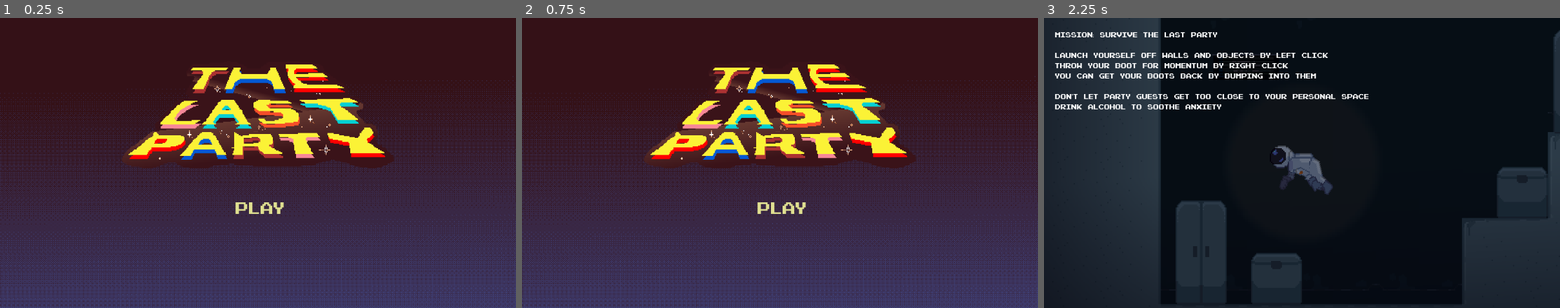
Above: before the commit, frames 1-3 (left to right).
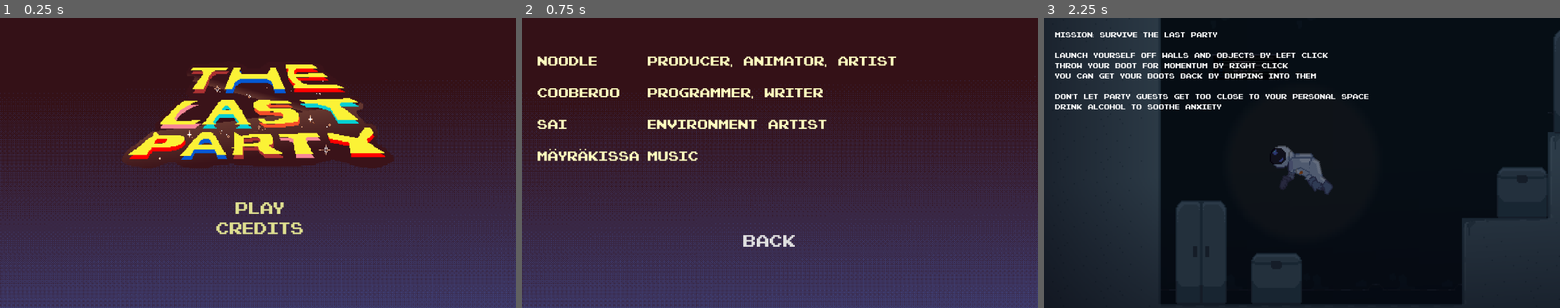
Above: after the commit, the same moments.

Repository: PiotrusWatson/last_party
Game: Godot game, scene res://worlds/main_menu.tscn
Same seed, same stepped clock (60 frames per second), same inputs: the game is played once before the commit and once after it.
Inputs (mouse positions are in pixels of both pictures, inside the frame that each line leads up to):
- Up to frame 1 (0.25 s): no input
- Up to frame 2 (0.75 s): click (780, 226) at 0.5 s, where only the run after the commit has a clickable "Credits"
- Up to frame 3 (2.25 s): click (1291, 241) at 1.25 s, where only the run after the commit has a clickable "Back"; click "Play" at 2 s

The runs differ from the first frame. In frame 1, 0.4% of the frame differs, in the area x 41-59%, y 70-75%; in frame 2, 12%, in the area x 3-77%, y 13-79%; in frame 3, nothing differs.

Commit message:
added credits scene

Diff:
--- /dev/null
+++ b/worlds/credits_scene.tscn
@@ -0,0 +1,123 @@
+[gd_scene load_steps=17 format=3 uid="uid://cdu277nleos54"]
+
+[ext_resource type="Theme" uid="uid://bmbeei5krtm0i" path="res://UI/placeholder_UI.tres" id="1_cebqu"]
+[ext_resource type="Script" path="res://worlds/menu.gd" id="2_4p586"]
+[ext_resource type="Texture2D" uid="uid://bmlf5oryjiluv" path="res://UI/MainMenuBG.png" id="3_131bp"]
+[ext_resource type="FontFile" uid="uid://b5bnvck7qd1tf" path="res://prefabs/partygoer/Pixel NES.otf" id="4_mcjhi"]
+[ext_resource type="AudioStream" uid="uid://cxyppxjbem1rn" path="res://Audio/sussy beat.mp3" id="5_yg0as"]
+
+[sub_resource type="StyleBoxEmpty" id="StyleBoxEmpty_bmold"]
+
+[sub_resource type="StyleBoxEmpty" id="StyleBoxEmpty_pb1c0"]
+
+[sub_resource type="StyleBoxEmpty" id="StyleBoxEmpty_sx3ie"]
+
+[sub_resource type="StyleBoxEmpty" id="StyleBoxEmpty_pa3ck"]
+
+[sub_resource type="StyleBoxEmpty" id="StyleBoxEmpty_k6vc6"]
+
+[sub_resource type="StyleBoxEmpty" id="StyleBoxEmpty_vmgvb"]
+
+[sub_resource type="StyleBoxEmpty" id="StyleBoxEmpty_6r6xf"]
+
+[sub_resource type="StyleBoxEmpty" id="StyleBoxEmpty_eef4n"]
+
+[sub_resource type="StyleBoxEmpty" id="StyleBoxEmpty_1rx37"]
+
+[sub_resource type="StyleBoxEmpty" id="StyleBoxEmpty_1361a"]
+
+[sub_resource type="StyleBoxEmpty" id="StyleBoxEmpty_aox7j"]
+
+[node name="CreditScene" type="Control"]
+layout_mode = 3
+anchors_preset = 15
+anchor_right = 1.0
+anchor_bottom = 1.0
+grow_horizontal = 2
+grow_vertical = 2
+theme = ExtResource("1_cebqu")
+script = ExtResource("2_4p586")
+
+[node name="TextureRect" type="TextureRect" parent="."]
+layout_mode = 1
+anchors_preset = 15
+anchor_right = 1.0
+anchor_bottom = 1.0
+grow_horizontal = 2
+grow_vertical = 2
+texture = ExtResource("3_131bp")
+
+[node name="Names" type="RichTextLabel" parent="."]
+layout_mode = 1
+offset_left = 35.0
+offset_top = 77.0
+offset_right = 422.0
+offset_bottom = 792.0
+scale = Vector2(0.6, 0.6)
+theme_override_colors/default_color = Color(1, 1, 0.752941, 1)
+theme_override_colors/font_outline_color = Color(0, 0, 0, 0)
+theme_override_fonts/normal_font = ExtResource("4_mcjhi")
+text = "Noodle
+
+Cooberoo
+
+Sai
+
+mäyräkissa
+"
+
+[node name="Roles" type="RichTextLabel" parent="."]
+layout_mode = 1
+offset_left = 281.0
+offset_top = 77.0
+offset_right = 1564.0
+offset_bottom = 792.0
+scale = Vector2(0.6, 0.6)
+theme_override_colors/default_color = Color(1, 1, 0.752941, 1)
+theme_override_colors/font_outline_color = Color(0, 0, 0, 0)
+theme_override_fonts/normal_font = ExtResource("4_mcjhi")
+text = "Producer, Animator, artist
+
+Programmer, writer
+
+Environment artist
+
+Music
+"
+
+[node name="Back" type="Button" parent="."]
+texture_filter = 1
+layout_mode = 1
+anchors_preset = 7
+anchor_left = 0.5
+anchor_top = 1.0
+anchor_right = 0.5
+anchor_bottom = 1.0
+offset_left = -184.0
+offset_top = -179.0
+offset_right = 140.0
+offset_bottom = -125.0
+grow_horizontal = 2
+grow_vertical = 0
+theme_override_colors/font_hover_color = Color(1, 1, 0, 1)
+theme_override_colors/font_pressed_color = Color(1, 0, 0.227451, 1)
+theme_override_fonts/font = ExtResource("4_mcjhi")
+theme_override_styles/focus = SubResource("StyleBoxEmpty_bmold")
+theme_override_styles/disabled_mirrored = SubResource("StyleBoxEmpty_pb1c0")
+theme_override_styles/disabled = SubResource("StyleBoxEmpty_sx3ie")
+theme_override_styles/hover_pressed_mirrored = SubResource("StyleBoxEmpty_pa3ck")
+theme_override_styles/hover_pressed = SubResource("StyleBoxEmpty_k6vc6")
+theme_override_styles/hover_mirrored = SubResource("StyleBoxEmpty_vmgvb")
+theme_override_styles/hover = SubResource("StyleBoxEmpty_6r6xf")
+theme_override_styles/pressed_mirrored = SubResource("StyleBoxEmpty_eef4n")
+theme_override_styles/pressed = SubResource("StyleBoxEmpty_1rx37")
+theme_override_styles/normal_mirrored = SubResource("StyleBoxEmpty_1361a")
+theme_override_styles/normal = SubResource("StyleBoxEmpty_aox7j")
+text = "Back"
+flat = true
+
+[node name="AudioStreamPlayer2D" type="AudioStreamPlayer2D" parent="."]
+stream = ExtResource("5_yg0as")
+autoplay = true
+
+[connection signal="pressed" from="Back" to="." method="_on_back_pressed"]
--- a/worlds/level_signals.gd
+++ b/worlds/level_signals.gd
@@ -6,6 +6,7 @@
 @onready var ammo = $UI/UI/Ammo
 @onready var god = $God
 # Called when the node enters the scene tree for the first time.
+
 func _ready() -> void:
 	angst_bar.init(player.max_health)
 	ammo.display_ammo(player.ammo)
--- a/worlds/main_menu.tscn
+++ b/worlds/main_menu.tscn
@@ -97,8 +97,42 @@
 text = "Play"
 flat = true
 
+[node name="Credits" type="Button" parent="."]
+modulate = Color(1, 1, 0.647059, 1)
+texture_filter = 1
+layout_mode = 1
+anchors_preset = 7
+anchor_left = 0.5
+anchor_top = 1.0
+anchor_right = 0.5
+anchor_bottom = 1.0
+offset_left = -98.0
+offset_top = -207.0
+offset_right = 109.0
+offset_bottom = -153.0
+grow_horizontal = 2
+grow_vertical = 0
+theme = SubResource("Theme_ertm5")
+theme_override_colors/font_hover_color = Color(1, 1, 0, 1)
+theme_override_colors/font_pressed_color = Color(0.945098, 0, 0.145098, 1)
+theme_override_styles/focus = SubResource("StyleBoxEmpty_ngciv")
+theme_override_styles/disabled_mirrored = SubResource("StyleBoxEmpty_qjo6y")
+theme_override_styles/disabled = SubResource("StyleBoxEmpty_f00yb")
+theme_override_styles/hover_pressed_mirrored = SubResource("StyleBoxEmpty_61ryw")
+theme_override_styles/hover_pressed = SubResource("StyleBoxEmpty_1da3a")
+theme_override_styles/hover_mirrored = SubResource("StyleBoxEmpty_6clg5")
+theme_override_styles/hover = SubResource("StyleBoxEmpty_fifbh")
+theme_override_styles/pressed_mirrored = SubResource("StyleBoxEmpty_36nc2")
+theme_override_styles/pressed = SubResource("StyleBoxEmpty_w2tqx")
+theme_override_styles/normal_mirrored = SubResource("StyleBoxEmpty_mavjg")
+theme_override_styles/normal = SubResource("StyleBoxEmpty_6a8ks")
+text = "Credits
+"
+flat = true
+
 [node name="AudioStreamPlayer2D" type="AudioStreamPlayer2D" parent="."]
 stream = ExtResource("6_ipxkh")
 autoplay = true
 
 [connection signal="pressed" from="PlayGame" to="." method="_on_play_again_win_pressed"]
+[connection signal="pressed" from="Credits" to="." method="_on_credits_pressed"]
--- a/worlds/menu.gd
+++ b/worlds/menu.gd
@@ -1,6 +1,8 @@
 extends Control
 
 var main_scene = "res://worlds/tutorial_scene.tscn"
+var menu_scene = "res://worlds/main_menu.tscn"
+var credit_scene = "res://worlds/credits_scene.tscn"
 # Called when the node enters the scene tree for the first time.
 func _ready() -> void:
 	pass # Replace with function body.
@@ -12,10 +14,19 @@
 func play_game():
 	get_tree().change_scene_to_file(main_scene)
 
+func back_to_menu():
+	get_tree().change_scene_to_file(menu_scene)
 
 func _on_play_again_pressed() -> void:
 	play_game()
 
-
 func _on_play_again_win_pressed() -> void:
 	play_game()
+
+
+func _on_back_pressed() -> void:
+	back_to_menu()
+
+
+func _on_credits_pressed() -> void:
+	get_tree().change_scene_to_file(credit_scene)
